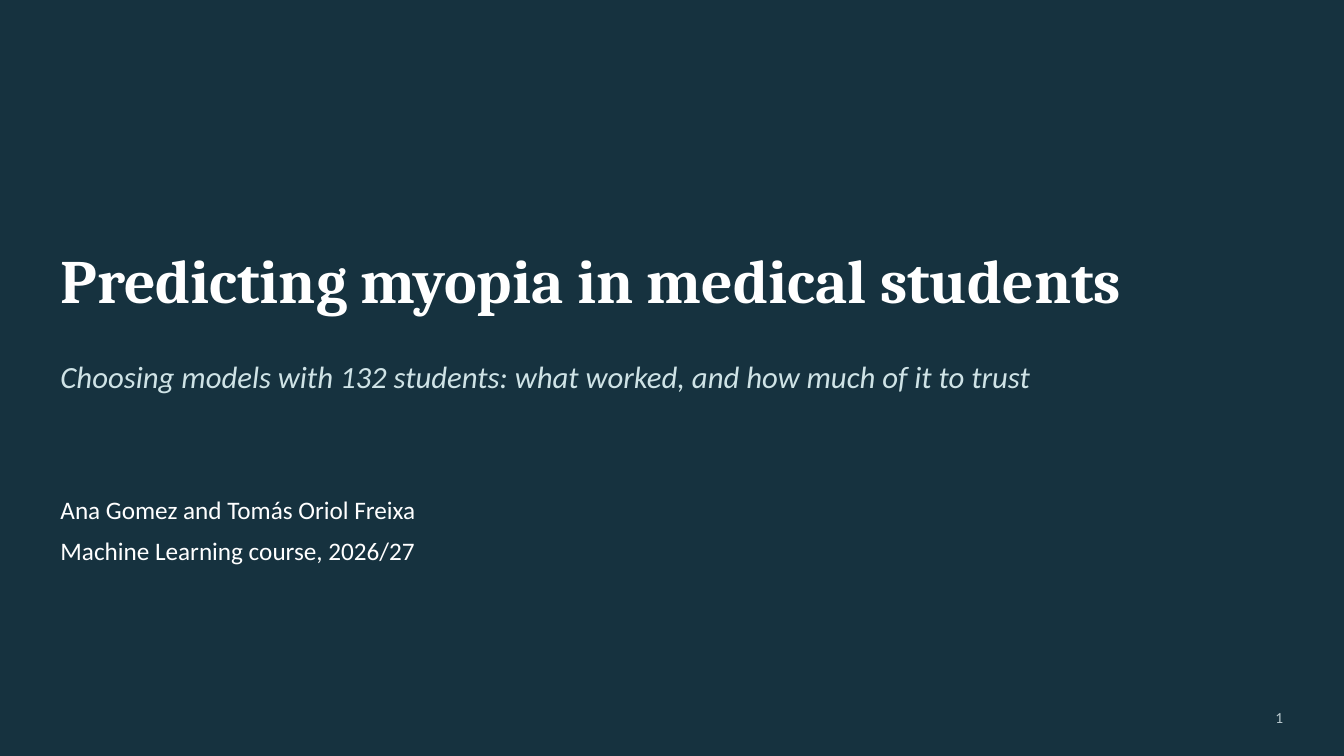
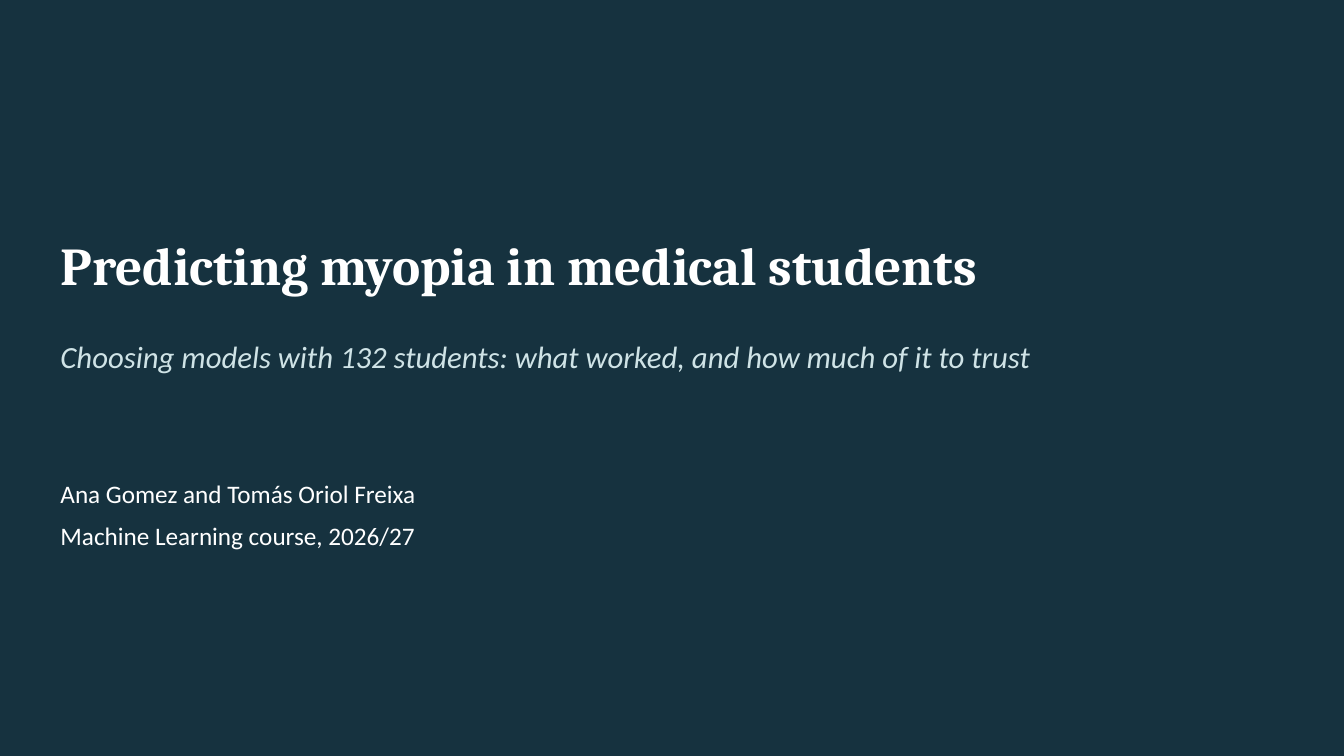
Before and after one commit to tomas20oriol-jpg/miopia-ml-project, a slide deck: slide 1 of slides/myopia_presentation.pptx. Drawn at 1344x756 pixels with LibreOffice and Linux fonts; fonts in the diff are those of the drawing. Boxes give left, top, right and bottom in pixels: in the first picture for what was removed or moved away, otherwise in the second. Text is boxed around its words. In the diff, an @@ line names an element or a change of style, - is before the commit and + after.

```diff
--- a/slides/myopia_presentation.pptx
+++ b/slides/myopia_presentation.pptx
@@ title "Predicting myopia in medical students" moved from (x1=60, y1=260, x2=1121, y2=317) to (x1=60, y1=248, x2=977, y2=296) @@
@@ title "Predicting myopia in medical students" at (x1=60, y1=248, x2=977, y2=296): size 44 to 38 pt @@
@@ text "Choosing models with 132 students: ..." moved from (x1=60, y1=366, x2=1030, y2=394) to (x1=60, y1=346, x2=1030, y2=374) @@
@@ text "Ana Gomez and Tomás Oriol ..." moved from (x1=60, y1=501, x2=415, y2=565) to (x1=60, y1=485, x2=415, y2=550) @@
@@ text removed at (x1=1275, y1=713, x2=1283, y2=723) @@
-1
```
Also in this commit, not shown: 13 other slides changed, 2 slides added, 1 slide removed, 14 other files.
